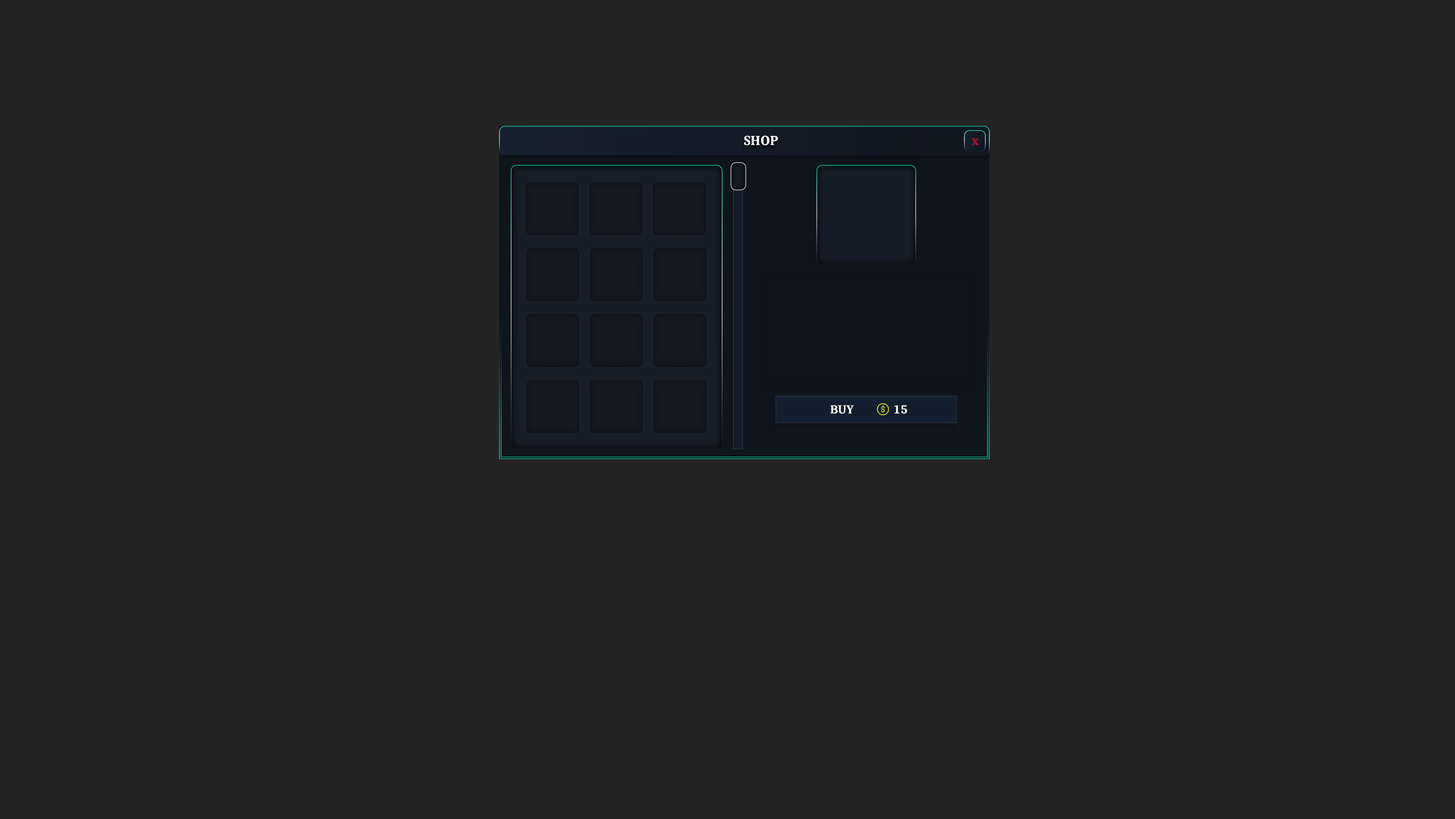
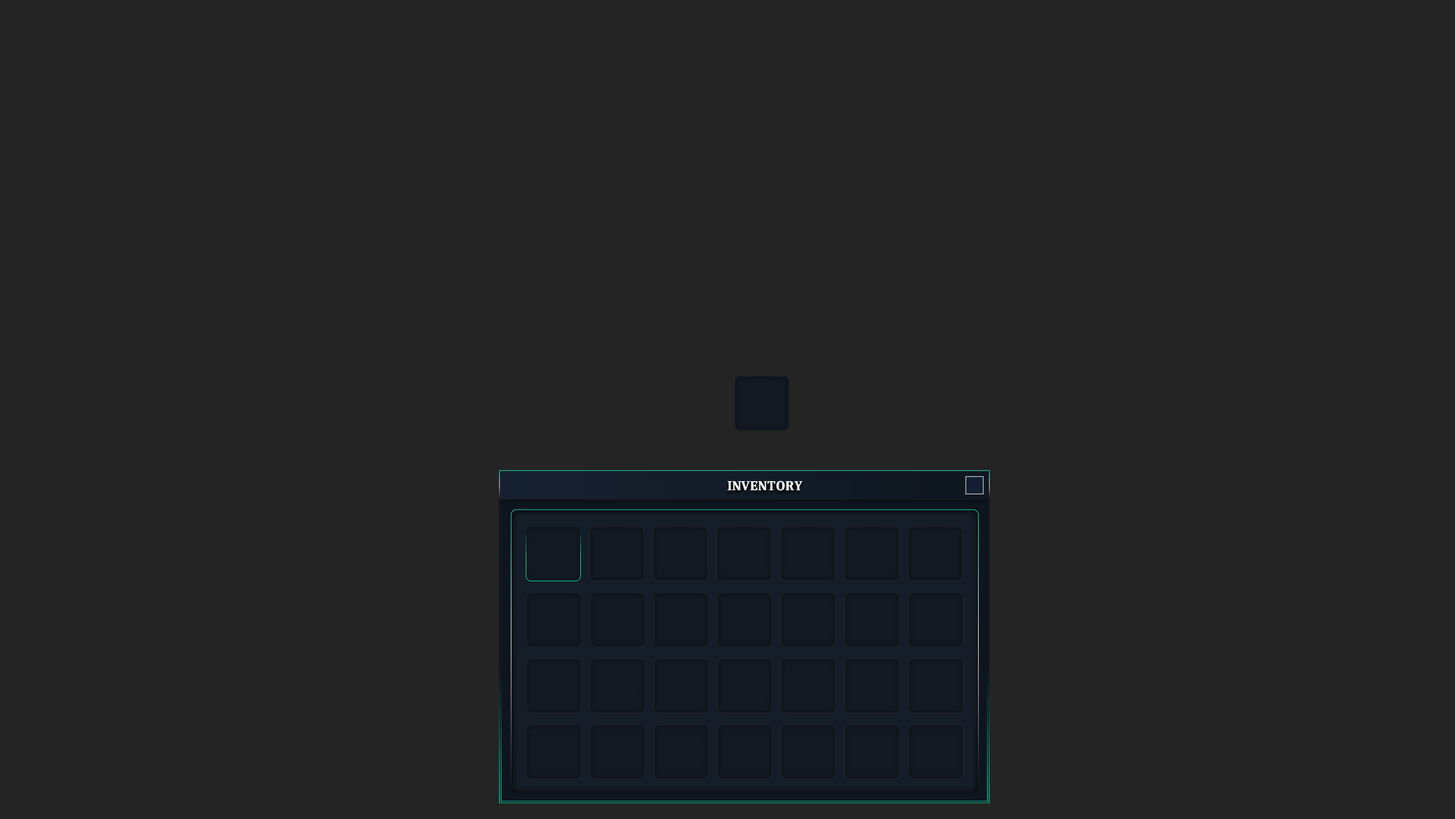
Revision of a layered (1455, 819) image; what changed, layer by layer:
added layer "slot copy 29" above "ShopInventory" over [734, 375, 790, 431]
hid group "ShopInventory" (33 layers) over [499, 125, 991, 459]
showed group "PlayerInventory" (40 layers) over [499, 469, 991, 803]
